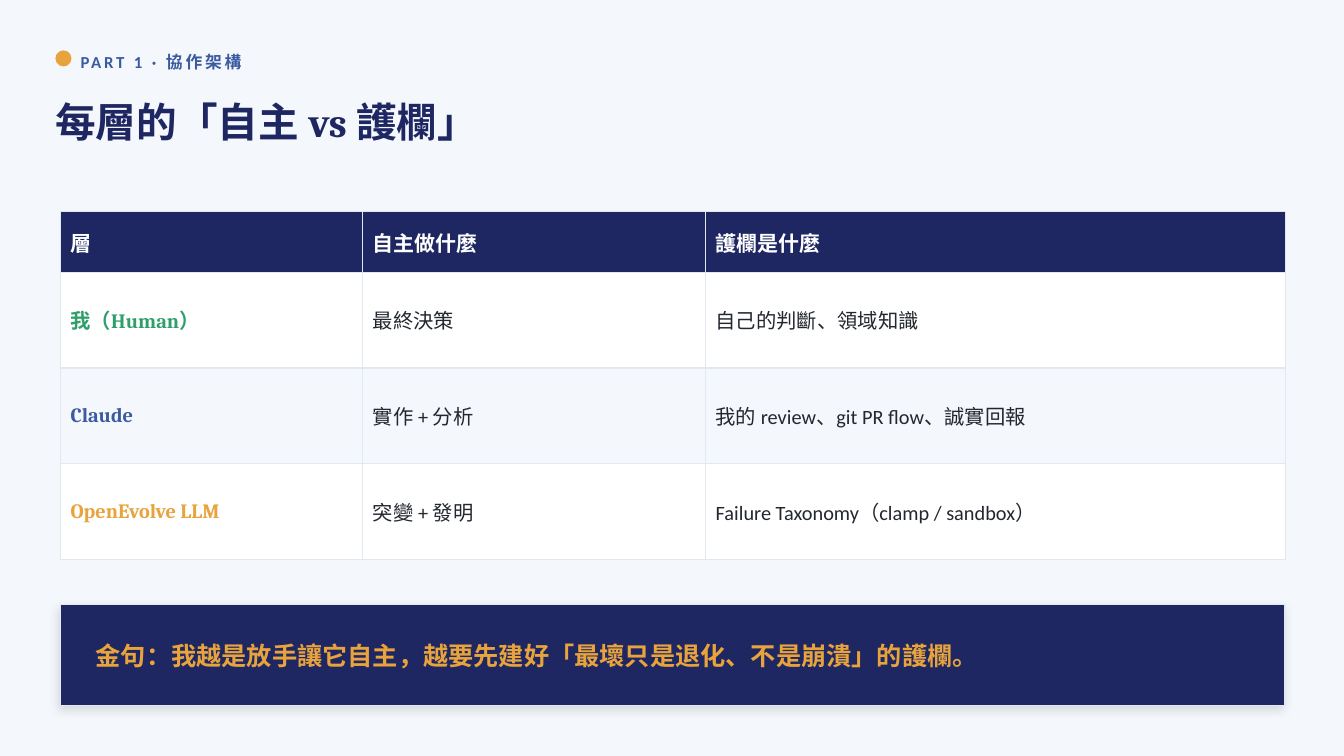
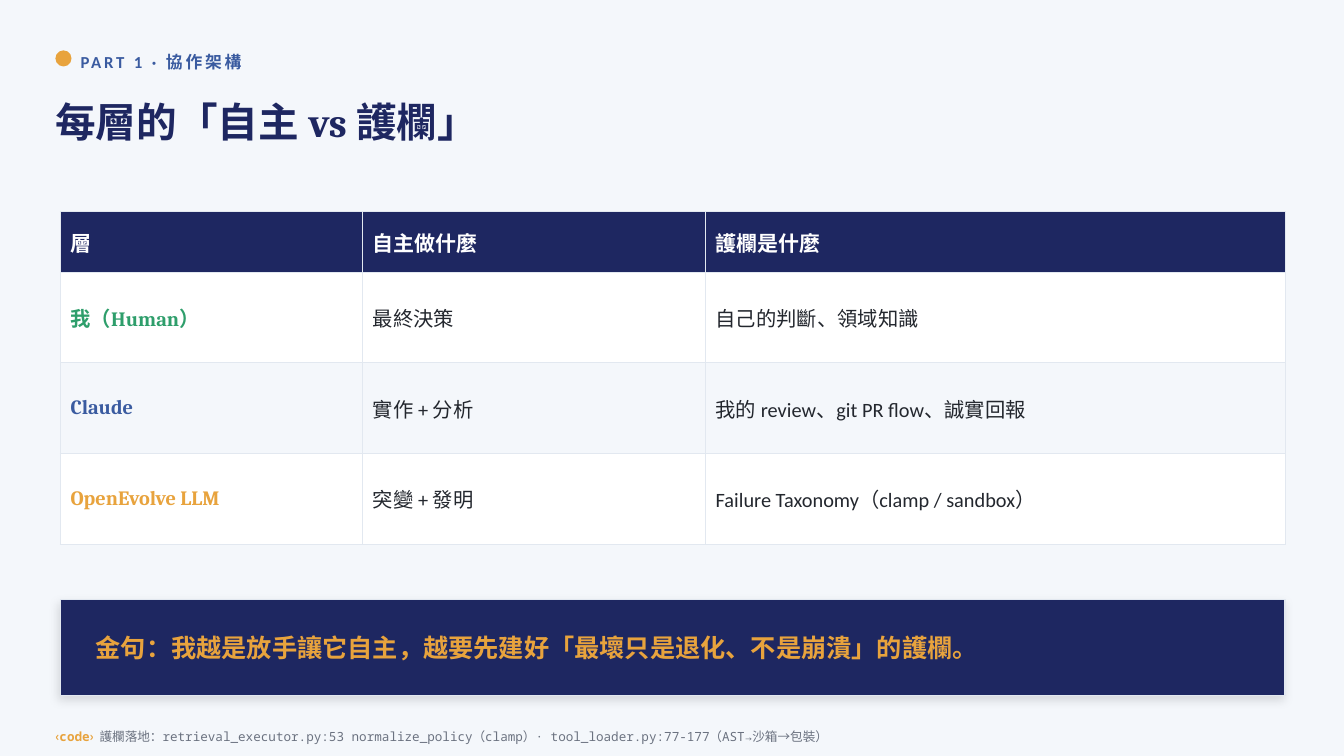
Before and after one commit to yuchieh/AgentSocietyChallenge_OpenEvolve, a slide deck: slide 7 of docs/slides/三層協作工作流_教學投影片.pptx. Drawn at 1344x756 pixels with LibreOffice and Linux fonts; fonts in the diff are those of the drawing. Boxes give left, top, right and bottom in pixels: in the first picture for what was removed or moved away, otherwise in the second. Text is boxed around its words. In the diff, an @@ line names an element or a change of style, - is before the commit and + after.

```diff
--- a/docs/slides/三層協作工作流_教學投影片.pptx
+++ b/docs/slides/三層協作工作流_教學投影片.pptx
@@ table: place and size @@
-table at box(60, 212, 1286, 528)
+table at box(60, 212, 1286, 515)
@@ rectangle: place and size @@
-rectangle at box(60, 605, 1286, 706)
+rectangle at box(60, 600, 1286, 696)
@@ text "金句：我越是放手讓它自主，越要先建好「最壞只是退化、不是崩潰」的護欄。": place and size @@
-text "金句：我越是放手讓它自主，越要先建好「最壞只是退化、不是崩潰」的護欄。" at box(96, 643, 978, 668)
+text "金句：我越是放手讓它自主，越要先建好「最壞只是退化、不是崩潰」的護欄。" at box(96, 635, 978, 660)
@@ text added at box(55, 730, 828, 744), 9 pt, text #6B7280 @@
+‹code› 護欄落地：retrieval_executor.py:53 normalize_policy（clamp）· tool_loader.py:77-177（AST→沙箱→包裝）
```
Also in this commit, not shown: 25 other slides changed, 3 other files.
